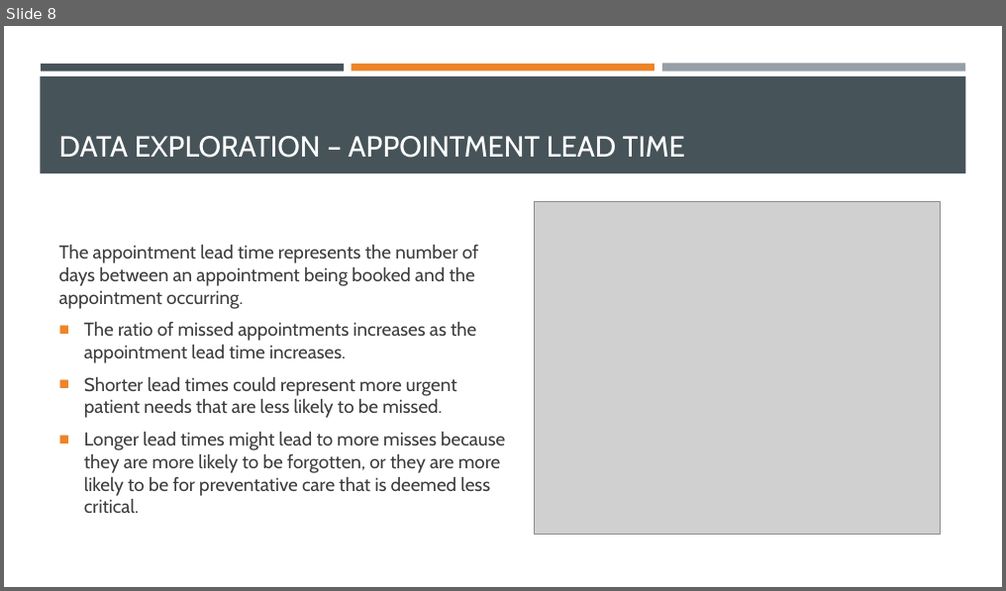
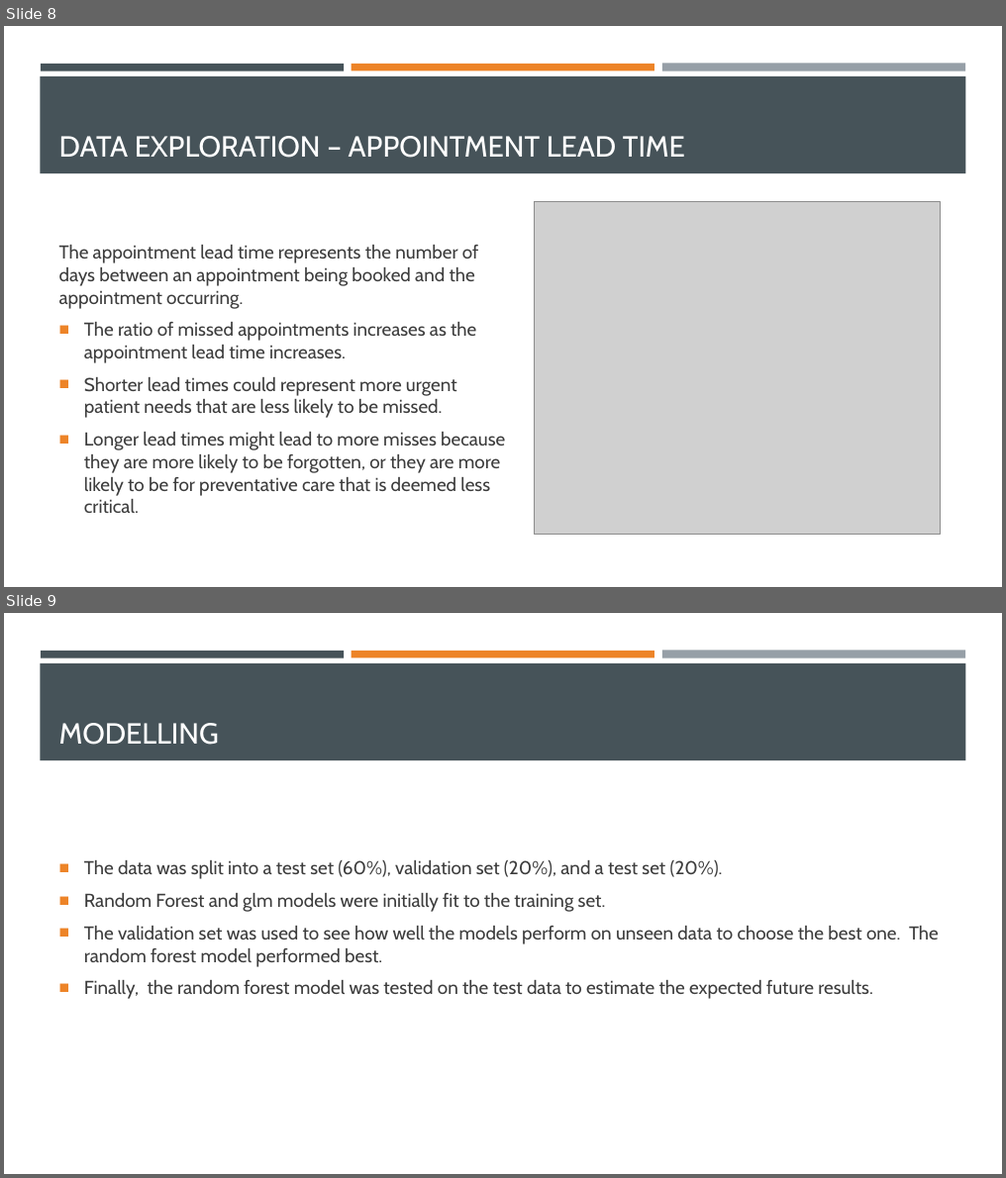
Before and after one commit to DerekSamsom/Capstone, a slide deck: Appointments_Presentation.pptx. Shown one above the other, each under a label of ours: slide 8 before the commit, slides 8 and 9 after it. The pictures are 1006x591 and 1006x1178 pixels, drawn with LibreOffice and Linux fonts; fonts in the diff are those of the drawing; grey boxes stand for pictures. Boxes give left, top, right and bottom in pixels: in the first picture for what was removed or moved away, otherwise in the second. Text is boxed around its words. In the diff, an @@ line names an element or a change of style, - is before the commit and + after.

```diff
--- a/Appointments_Presentation.pptx
+++ b/Appointments_Presentation.pptx
@@ slide 9 added at (4, 613, 1002, 1174), background #FFFFFF; not listed: 4 template elements that a slide beside it also shows @@
@@ title added at (59, 723, 219, 745), 28 pt, text #FFFFFF @@
+MODELLING
@@ text added at (84, 861, 939, 999), 18 pt, text #3D3D3D @@
+■ The data was split into a test set (60%), validation set (20%), and a test set (20%).
+■ Random Forest and glm models were initially fit to the training set.
+■ The validation set was used to see how well the models perform on unseen data to choose the best one. The random forest model performed best.
+■ Finally, the random forest model was tested on the test data to estimate the expected future results.
```
Also in this commit, not shown: 4 slides changed.
